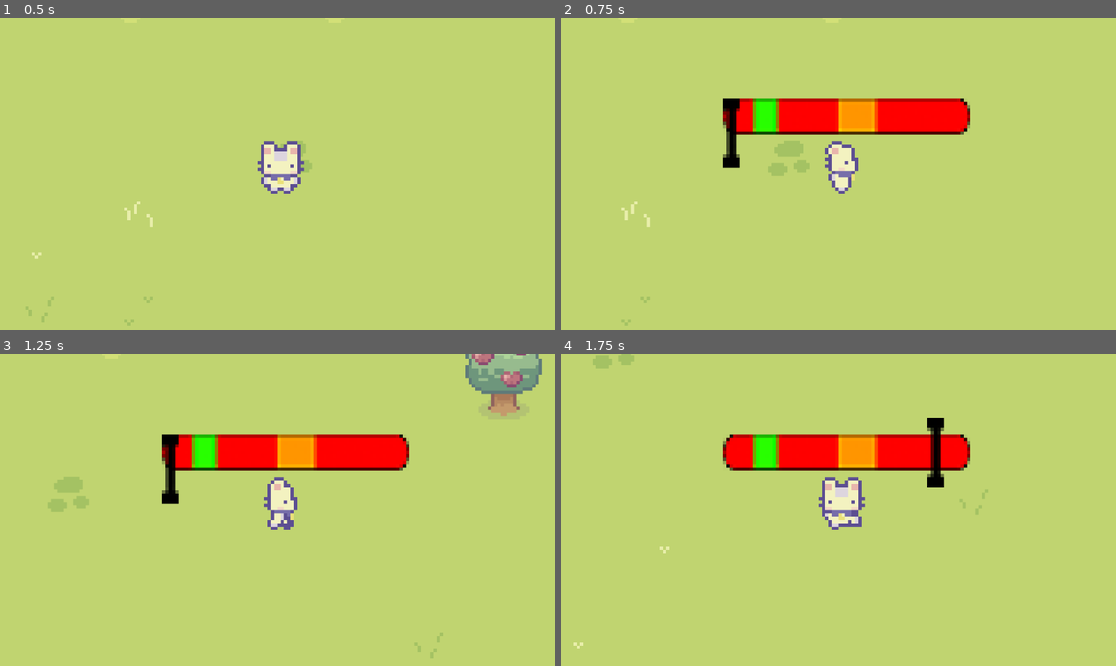
Above: before the commit, frames 1-4 (two rows, left to right).
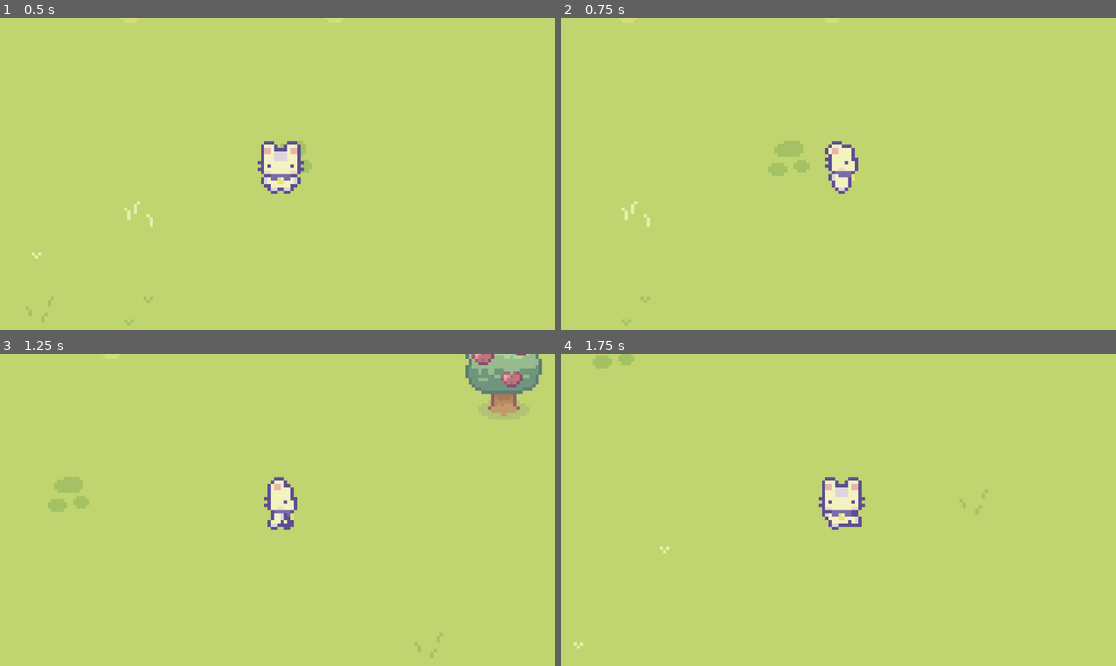
Above: after the commit, the same moments.

Repository: johnf008/Campfire-Project-One
Game: Godot game, scene res://main.tscn
Two runs of this game, one before a commit and one after it. Both use one fixed random seed, a clock stepped at 60 frames per second and the inputs below.
Inputs:
- Up to frame 1 (0.5 s): no input
- Up to frame 2 (0.75 s): tap Enter (accept) at 0.5, 0.6 s; hold D (right) from 0.53 s (still down)
- Up to frame 3 (1.25 s): keep holding D (right)
- Up to frame 4 (1.75 s): release D (right) at 1.28 s; hold S (down) from 1.28 s (still down); tap Enter (accept) at 1.35 s

Frame 1 is identical in both runs. In frame 2, 5.5% of the frame differs, in the area x 29-74%, y 25-49%; in frame 3, 5.5%; in frame 4, 5.5%, in the area x 29-74%, y 20-43%.

Commit message:
dude i lowflowkenuienly thought i fixed it but i'm literally back at square 1 fr fr 😢

Diff:
--- a/Scripts/character_body_2d.gd
+++ b/Scripts/character_body_2d.gd
@@ -6,6 +6,7 @@
 const MAX_SPEED = 100
 var last_direction := Vector2(1,0)
 var fishing_ability = false
+var running_the_bar = false
 @export var event_bar: TextureRect
 
 var wait_for_me = 0
@@ -39,14 +40,19 @@
 
 
 		#i wanna emit something to the event bar that says yo i want to start the thing
-		if Input.is_action_just_pressed("accept"):
-			print("Broooo did you do it?")
-
-			startBar.emit()
 
 
 
 	wait_for_me += 1
+func _input(event: InputEvent) -> void:
+	if Input.is_action_just_pressed("accept") and fishing_ability and not running_the_bar:
+			print("Broooo did you do it?")
+
+			running_the_bar = true
+
+			startBar.emit()
+			event_bar.visible = true
 func _on_area_2d_body_exited(body: Node2D) -> void:
 	fishing_ability = false
 	event_bar.visible = false
+	running_the_bar = false
--- a/Scripts/event_bar.gd
+++ b/Scripts/event_bar.gd
@@ -22,7 +22,7 @@
 var touching_water = false
 var trigger_fishing := false
 
-var u_active = false
+var we_ready = false
 
 func _ready() -> void:
 	x_end_position = global_position.x - (indicator.size.x) / 2
@@ -40,7 +40,7 @@
 	var indicator_ceter_off_set = indicator.size / 2
 
 	indicator.position = end_center_offset - indicator_ceter_off_set
-	u_active = true
+
 
 
 	print("Bro have you started")
@@ -52,17 +52,16 @@
 		_finish(true)
 
 func _unhandled_input(event: InputEvent) -> void:
-	if Input.is_action_just_pressed("accept"):
+	if Input.is_action_just_pressed("accept") and we_ready:
 		_finish()
 		ready_for_input = false
-		print("is this registering")
+		#print("is this registering")
 
 		event_bar.visible = true
 
 
 
 func _finish(normalDone = false):
-	u_active = false
 	set_process(false)
 
 	if normalDone:
@@ -105,7 +104,9 @@
 
 
 func _on_character_body_2d_start_bar() -> void:
+	#print("is ts working tsts")
 
+	we_ready = true
 	start()
 
 
